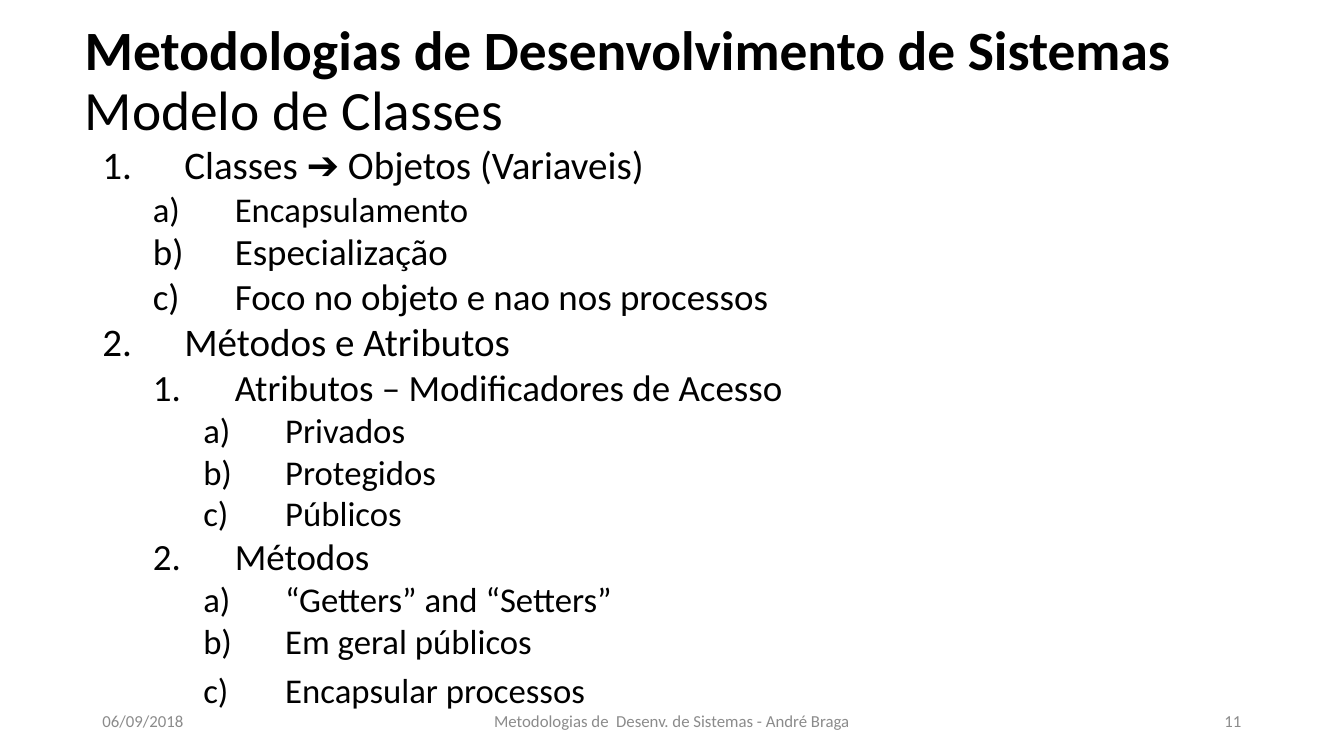
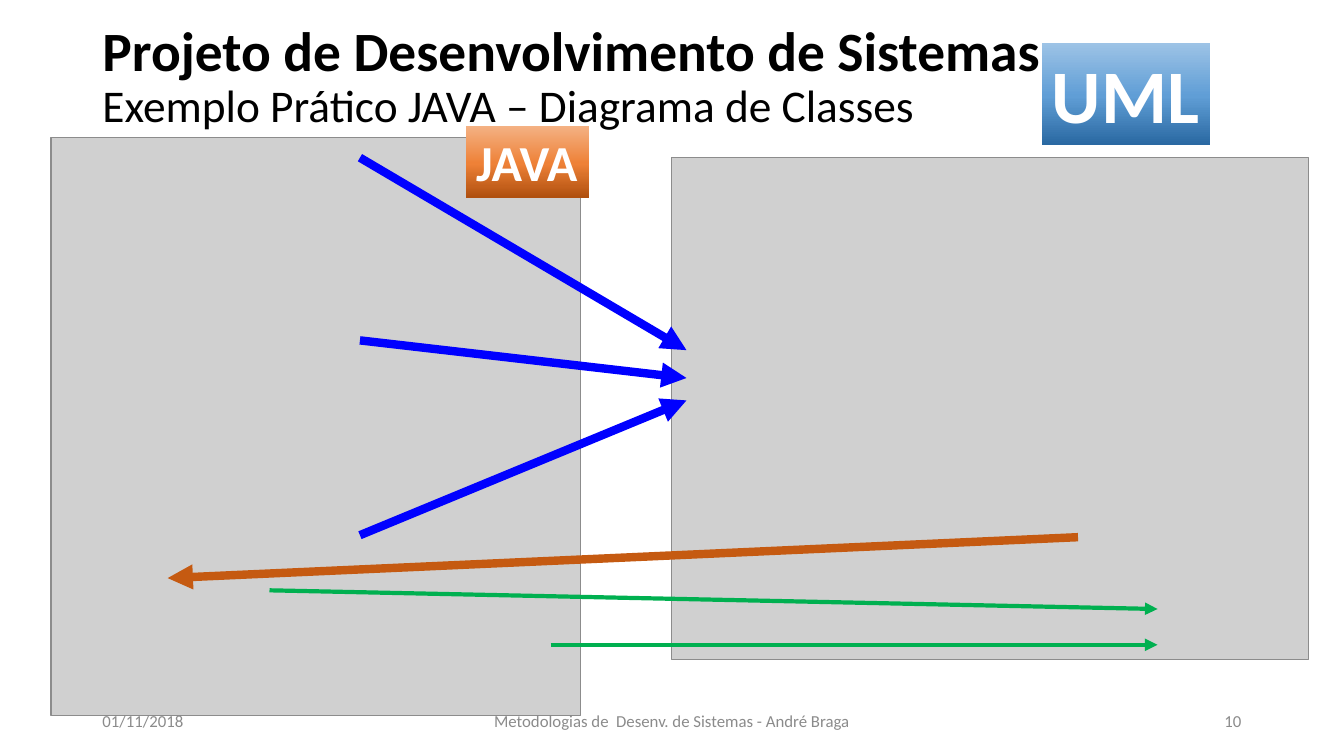
Before and after one commit to LeoCaronezi/CURSOS, a slide deck: slide 10 of Metodologias de Desenvolvimento de Sistemas/CCT0431 - METE DES DE SIST_Aula_04_2018_02 .pptx (slide 11 before the commit). Drawn at 1344x756 pixels with LibreOffice and Linux fonts; fonts in the diff are those of the drawing; grey boxes stand for pictures. Boxes give left, top, right and bottom in pixels: in the first picture for what was removed or moved away, otherwise in the second. Text is boxed around its words. In the diff, an @@ line names an element or a change of style, - is before the commit and + after.

Commit message:
Met Desenvolvimento de Sistemas

```diff
--- a/Metodologias de Desenvolvimento de Sistemas/CCT0431 - METE DES DE SIST_Aula_04_2018_02 .pptx
+++ b/Metodologias de Desenvolvimento de Sistemas/CCT0431 - METE DES DE SIST_Aula_04_2018_02 .pptx
@@ title at (102, 32, 1039, 134): text changed; size 39.6 to 32.4 pt; bold off @@
-Metodologias de Desenvolvimento de Sistemas
-Modelo de Classes
+Projeto de Desenvolvimento de Sistemas
+Exemplo Prático JAVA – Diagrama de Classes
@@ rectangle added at (1043, 42, 1211, 144), fill gradient #2A69A2 to #609ED6 to #9DC3E6, 54 pt, text #FFFFFF, bold @@
+UML
@@ picture added at (51, 138, 581, 717) @@
@@ rectangle added at (467, 126, 590, 198), fill gradient #B0500F to #EE8137 to #F4B183, 36 pt, text #FFFFFF, bold @@
+JAVA
@@ text removed at (184, 150, 783, 709) @@
-1. Classes ➔ Objetos (Variaveis)
-  a) Encapsulamento
-  b) Especialização
-  c) Foco no objeto e nao nos processos
-2. Métodos e Atributos
-  1. Atributos – Modificadores de Acesso
-    a) Privados
-    b) Protegidos
-    c) Públicos
-  2. Métodos
-    a) “Getters” and “Setters”
-    b) Em geral públicos
-    c) Encapsular processos
@@ arrow added from (360, 157) to (687, 350), #0000FF 6 pt @@
@@ picture added at (671, 157, 1308, 659) @@
@@ arrow added from (360, 341) to (687, 378), #0000FF 6 pt @@
@@ arrow added from (360, 535) to (687, 400), #0000FF 6 pt @@
@@ arrow added from (1078, 537) to (167, 579), #C55A11 6 pt @@
@@ arrow added from (269, 591) to (1157, 609), #00B050 3 pt @@
@@ arrow added from (551, 645) to (1157, 645), #00B050 3 pt @@
@@ text at (102, 714, 183, 728): text changed @@
-06/09/2018
+01/11/2018
@@ page number at (1224, 716, 1241, 727): text changed @@
-11
+10
```
Also in this commit, not shown: 10 other slides changed, 13 slides added, 2 slides removed, 1 other file.
